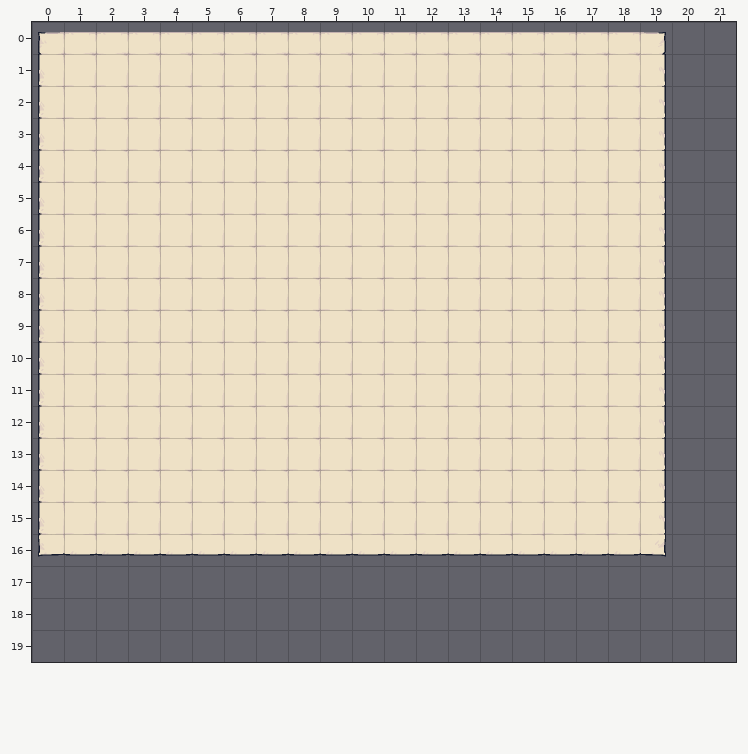
Tiled map (JSON), stored at assets/ui/training_panel.tmj. Above, as it was before the edit.
Cells are 64x64 px. Shown: x 0..21, y 0..19. The old version is drawn lined up with the new one.
After the commit:
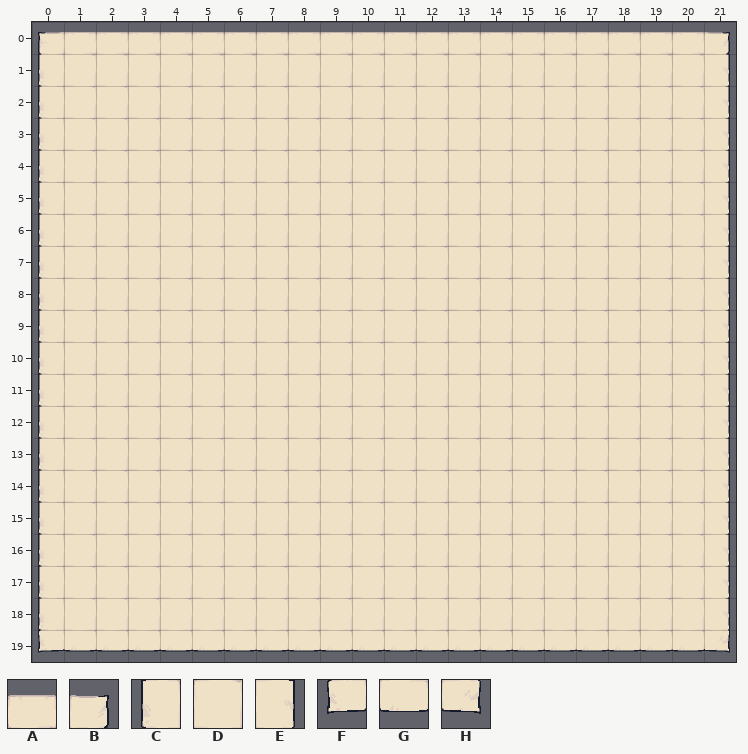
Key: from "RegularPaper": A 2, B 4, C 10, D 12, E 14, F 20, G 22, H 24.
_ is an empty cell.
The exact change:
map size 20x17 -> 22x20 cells
Layer "Background":
Tile B gives way to tile A in row 0 at x 19.
The edit adds tile A in row 0 at x 20.
The edit adds tile B in row 0 at x 21.
Tile F gives way to tile C in row 16 at x 0.
The edit adds tile C in rows 17 to 18 at x 0.
Tile E gives way to tile D in rows 1 to 15 at x 19.
Tile G gives way to tile D in row 16 at x 1 to 18.
Tile H gives way to tile D in row 16 at x 19.
The edit adds tile D in rows 1 to 16 at x 20; in rows 17 to 18 at x 1 to 20.
The edit adds tile E in rows 1 to 18 at x 21.
The edit adds tile F in row 19 at x 0.
The edit adds tile G in row 19 at x 1 to 20.
The edit adds tile H in row 19 at x 21.
